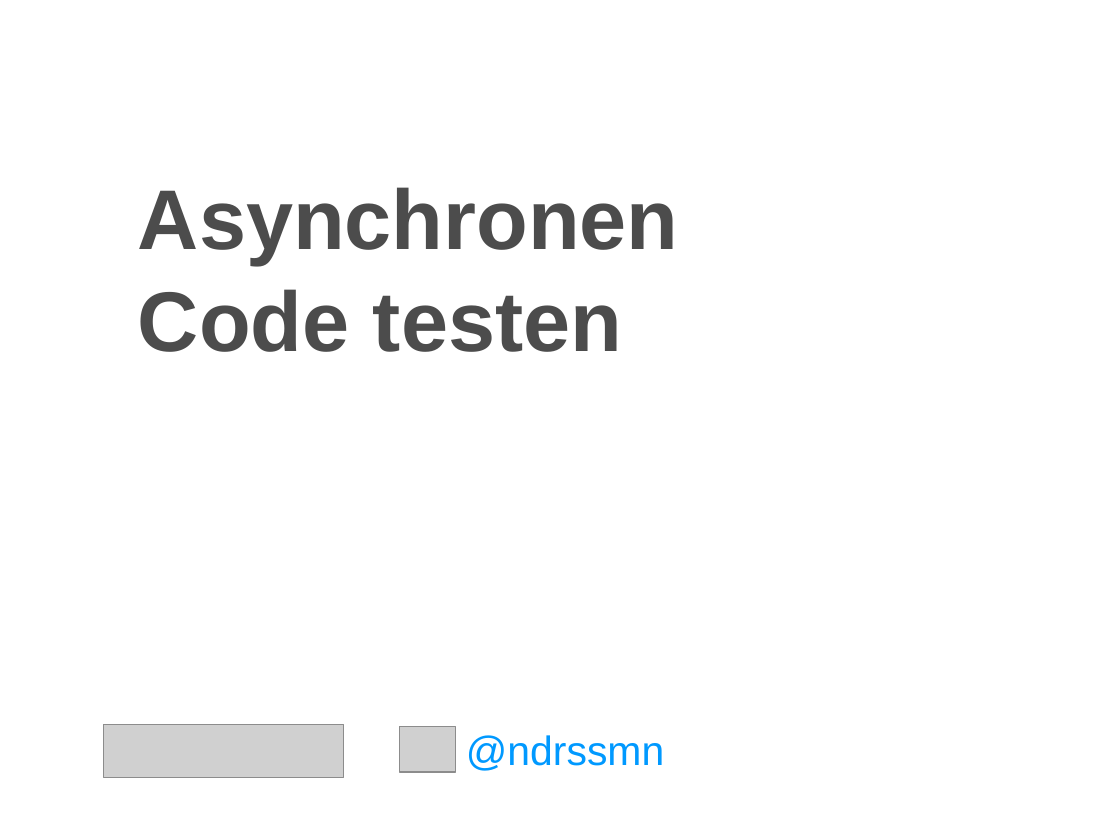
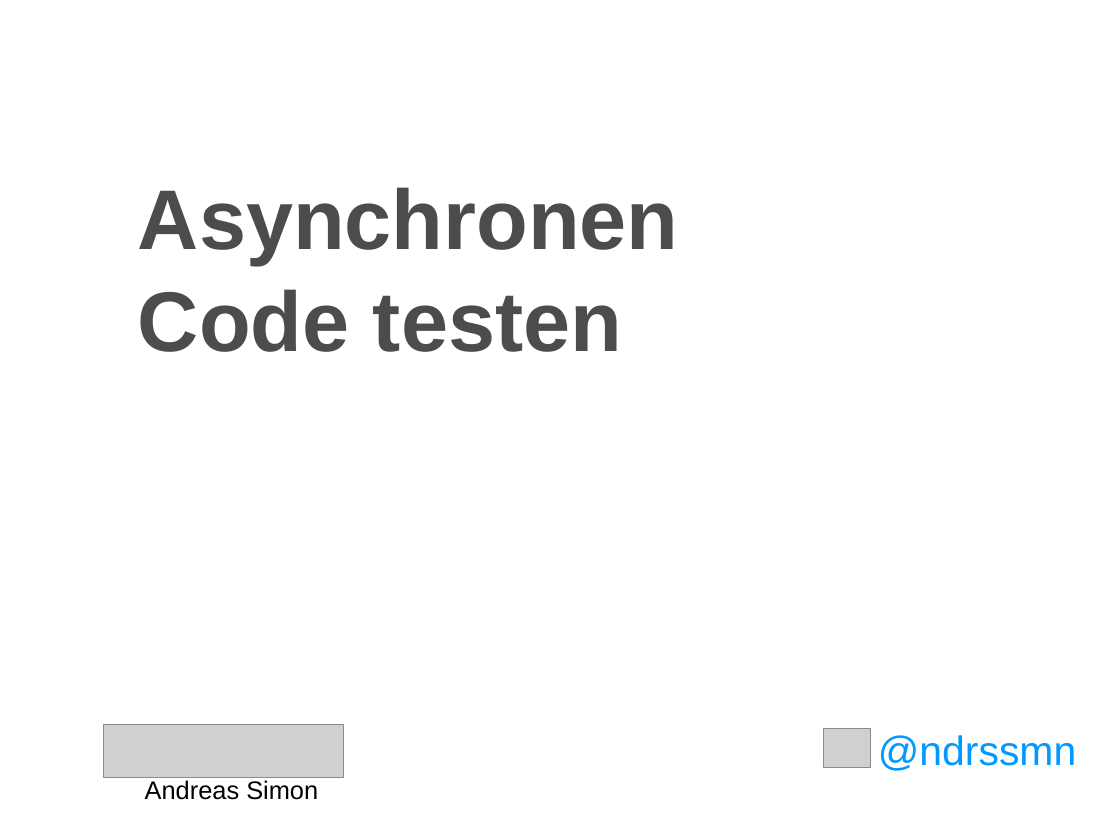
Before and after one commit to andreassimon/talk-asynchronen-code-testen, a slide deck: slide 1 of Asynchronen Code testen.odp. Drawn at 1120x840 pixels with LibreOffice and Linux fonts; fonts in the diff are those of the drawing; grey boxes stand for pictures; background and template pictures are left out. Boxes give left, top, right and bottom in pixels: in the first picture for what was removed or moved away, otherwise in the second. Text is boxed around its words. In the diff, an @@ line names an element or a change of style, - is before the commit and + after.

```diff
--- a/Asynchronen Code testen.odp
+++ b/Asynchronen Code testen.odp
@@ picture: place and size @@
-picture at <box>400,727,456,772</box>
+picture at <box>824,729,871,767</box>
@@ text "@ndrssmn": place and size @@
-text "@ndrssmn" at <box>466,735,664,771</box>
+text "@ndrssmn" at <box>878,735,1076,771</box>
@@ text added at <box>145,780,318,800</box>, 18 pt, text #000000 @@
+Andreas Simon
```
Also in this commit, not shown: 5 other slides changed, 3 slides added, 5 other files.
